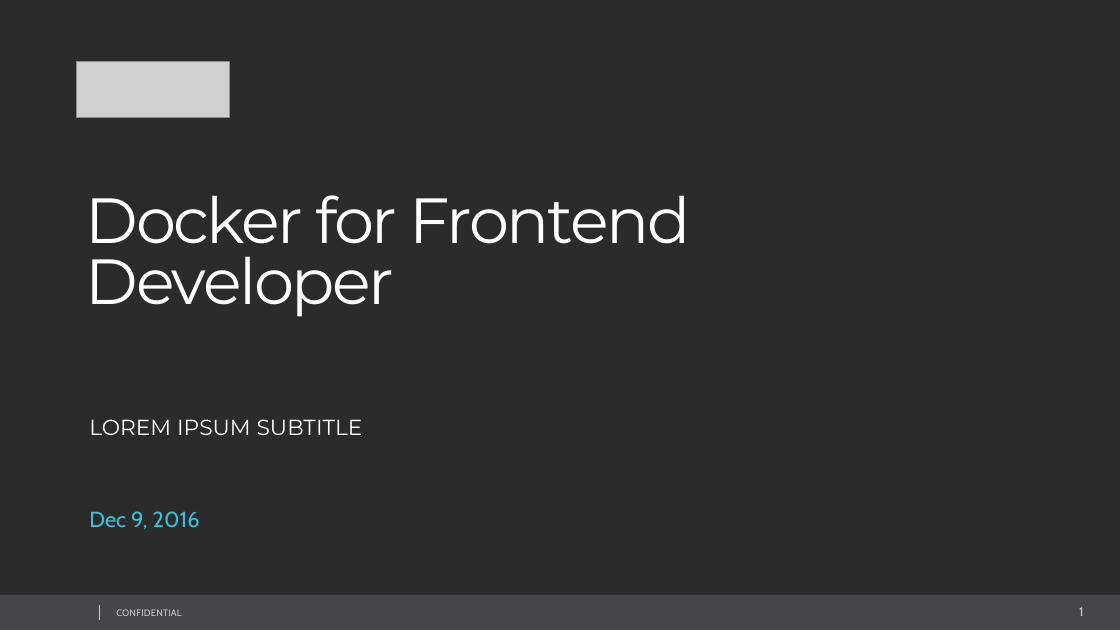
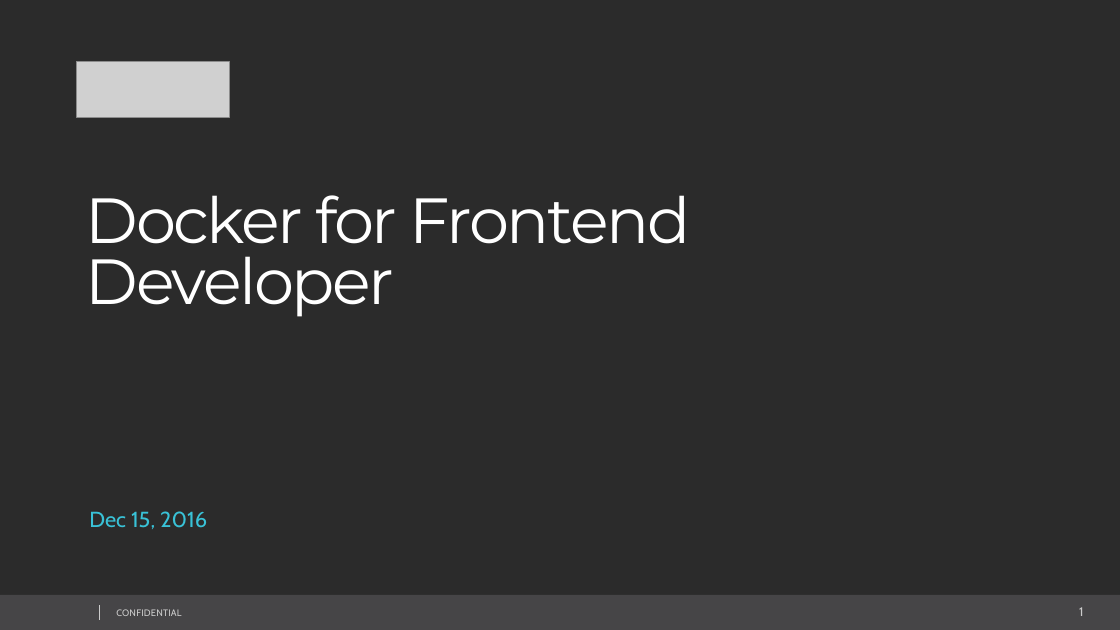
Before and after one commit to AlejandroDelRioAlbrechet/docker-epam, a slide deck: slide 1 of Docker for Frontend Devs.pptx. Drawn at 1120x630 pixels with LibreOffice and Linux fonts; fonts in the diff are those of the drawing; grey boxes stand for pictures; background and template pictures are left out; a plain dark background stands for a picture behind light text. Boxes give left, top, right and bottom in pixels: in the first picture for what was removed or moved away, otherwise in the second. Text is boxed around its words. In the diff, an @@ line names an element or a change of style, - is before the commit and + after.

```diff
--- a/Docker for Frontend Devs.pptx
+++ b/Docker for Frontend Devs.pptx
@@ text removed at (x1=89, y1=419, x2=363, y2=435) @@
-LOREM IPSUM SUBTITLE
@@ text at (x1=89, y1=511, x2=207, y2=529): text changed @@
-Dec 9, 2016
+Dec 15, 2016
```
Also in this commit, not shown: 2 other slides changed, 47 other files.
